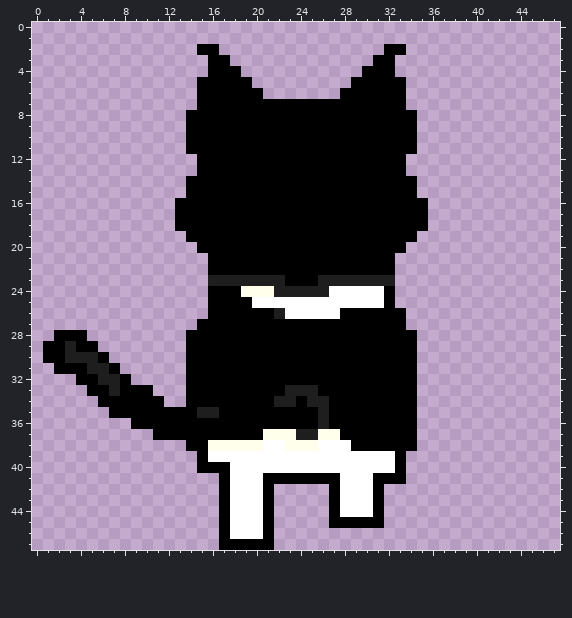
Pixel-art sprite, stored at res/player/GutsUp2.png. The picture above was drawn from the file before the commit.
The file is 48x48 pixels.
Once edited:
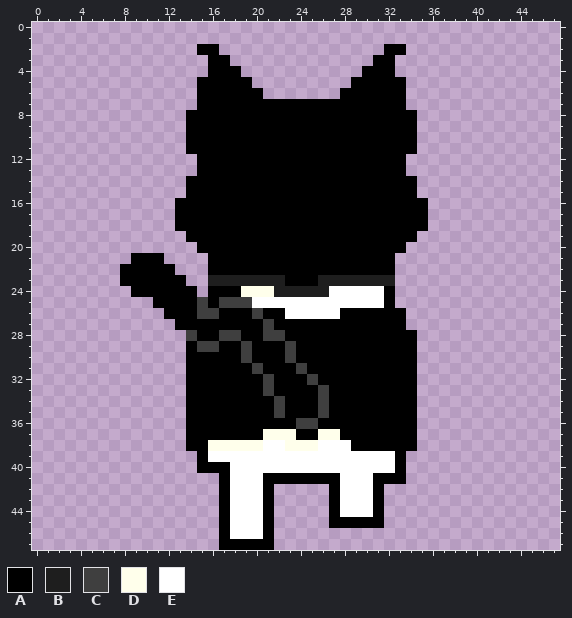
Palette (. is transparent): A #000000  B #1e1e1e  C #3f3f3f  D #ffffeb  E #ffffff
Diff:
y 21: x 9..11 ... -> AAA
y 22: x 8..12 ..... -> AAAAA
y 23: x 8..13 ...... -> AAAAAA
y 24: x 9..14 ...... -> AAAAAA
y 25: x 11..15 ..... -> AAAAC; x 17..19 AAA -> CCC
y 26: x 12..16 ....A -> AAACC; x 20 A -> C; x 22 B -> A
y 27: x 13..14 .. -> AA; x 21 A -> C
y 28: x 2..4 AAA -> ...; x 14 A -> C; x 17..18 AA -> CC; x 21..22 AA -> CC
y 29: x 1..5 AABAA -> .....; x 15..16 AA -> CC; x 19 A -> C; x 23 A -> C
y 30: x 1..6 AABBBA -> ......; x 19 A -> C; x 23 A -> C
y 31: x 2..7 AAABBA -> ......; x 20 A -> C; x 24 A -> C
y 32: x 4..8 AABBA -> .....; x 21 A -> C; x 25 A -> C
y 33: x 5..10 AABAAA -> ......; x 21 A -> C; x 23..26 BBBA -> AAAC
y 34: x 6..11 AAAAAA -> ......; x 22..23 BB -> CA; x 25..26 BB -> AC
y 35: x 7..13 AAAAAAA -> .......; x 15..16 BB -> AA; x 22 A -> C; x 26 B -> C
y 36: x 9..13 AAAAA -> .....; x 24..26 AAB -> CCA
y 37: x 11..13 AAA -> ...; x 24..25 BB -> AA
